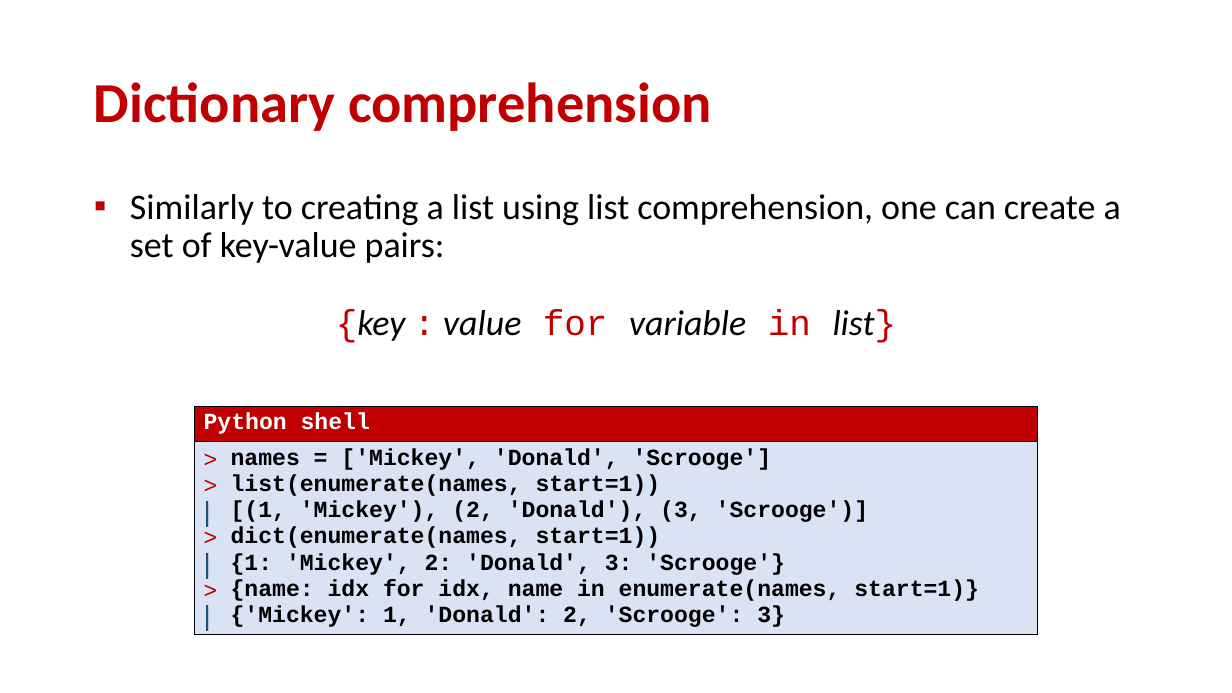
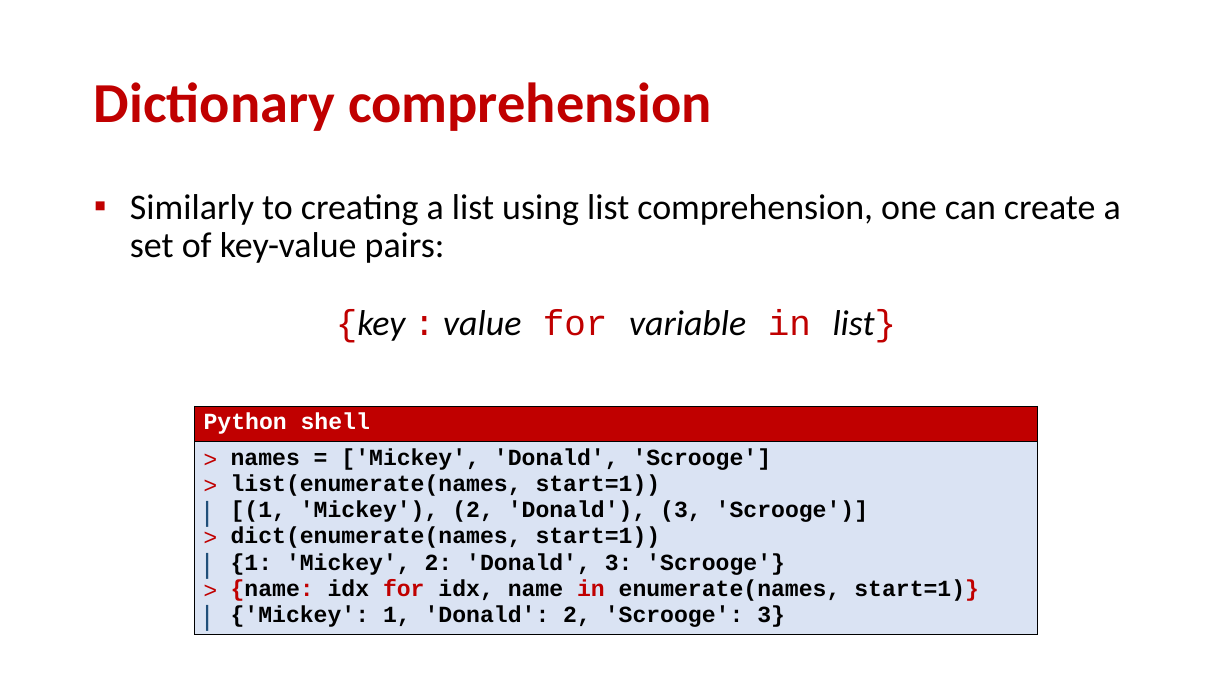
Before and after one commit to gsbrodal/gsbrodal.github.io, a slide deck: slide 9 of ipsa/slides/dictionaries.pptx. Drawn at 1232x693 pixels with LibreOffice and Linux fonts; fonts in the diff are those of the drawing. Boxes give left, top, right and bottom in pixels: in the first picture for what was removed or moved away, otherwise in the second. Text is boxed around its words. In the diff, an @@ line names an element or a change of style, - is before the commit and + after.

Commit message:
tuple & dictionary slides

```diff
--- a/ipsa/slides/dictionaries.pptx
+++ b/ipsa/slides/dictionaries.pptx
@@ table at <box>194,406,1038,646</box> @@
@@ text colour #000000 to #C00000 in "{name: for in start=1)}" @@
```
Also in this commit, not shown: 7 other slides changed, 6 other files.
